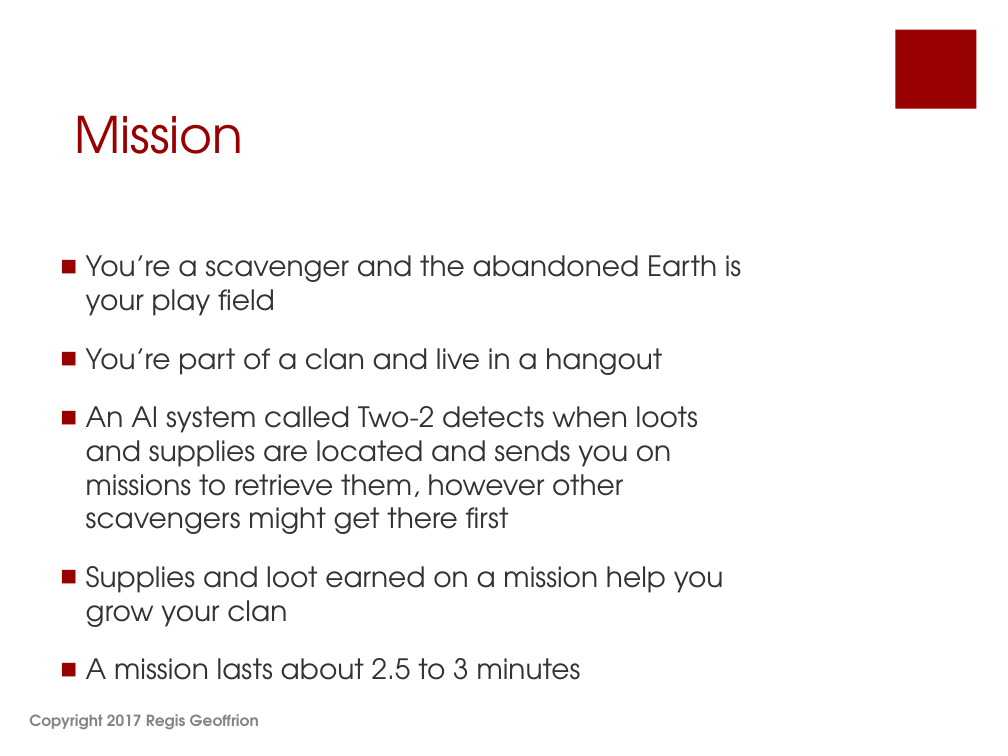
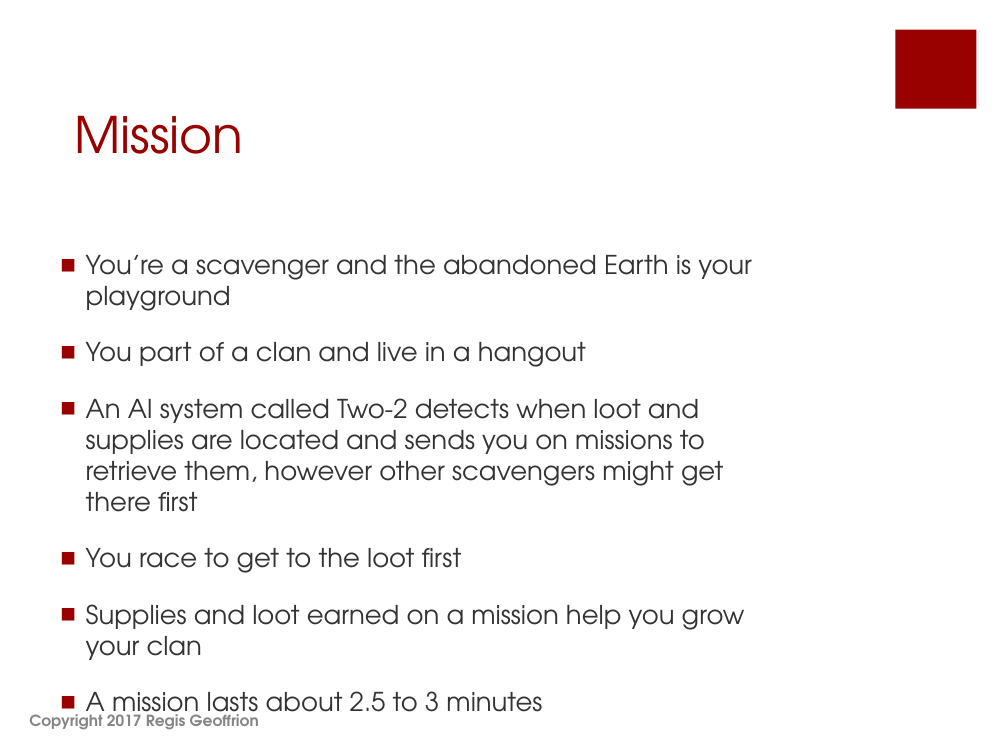
Before and after one commit to shahbazGamedev/Hero-s-Run, a slide deck: slide 3 of Documents/Earth Alone.pptx. Drawn at 1008x756 pixels with LibreOffice and Linux fonts; fonts in the diff are those of the drawing. Boxes give left, top, right and bottom in pixels: in the first picture for what was removed or moved away, otherwise in the second. Text is boxed around its words. In the diff, an @@ line names an element or a change of style, - is before the commit and + after.

Commit message:
Earth Alone - version 1.2

```diff
--- a/Documents/Earth Alone.pptx
+++ b/Documents/Earth Alone.pptx
@@ text at bbox=[86, 255, 752, 573]: text changed; size 20 to 18.5 pt @@
-■ You’re a scavenger and the abandoned Earth is your play field
-■ You’re part of a clan and live in a hangout
-■ An AI system called Two-2 detects when loots and supplies are located and sends you on missions to retrieve them, however other scavengers might get there first
+■ You’re a scavenger and the abandoned Earth is your playground
+■ You part of a clan and live in a hangout
+■ An AI system called Two-2 detects when loot and supplies are located and sends you on missions to retrieve them, however other scavengers might get there first
+■ You race to get to the loot first
@@ text at bbox=[86, 604, 745, 723]: size 20 to 18.5 pt in "Supplies and loot earned on a mission ...", "A mission lasts about 2.5 to 3 ..." @@
```
Also in this commit, not shown: 22 other slides changed, 3 slides added, 1 slide removed.
